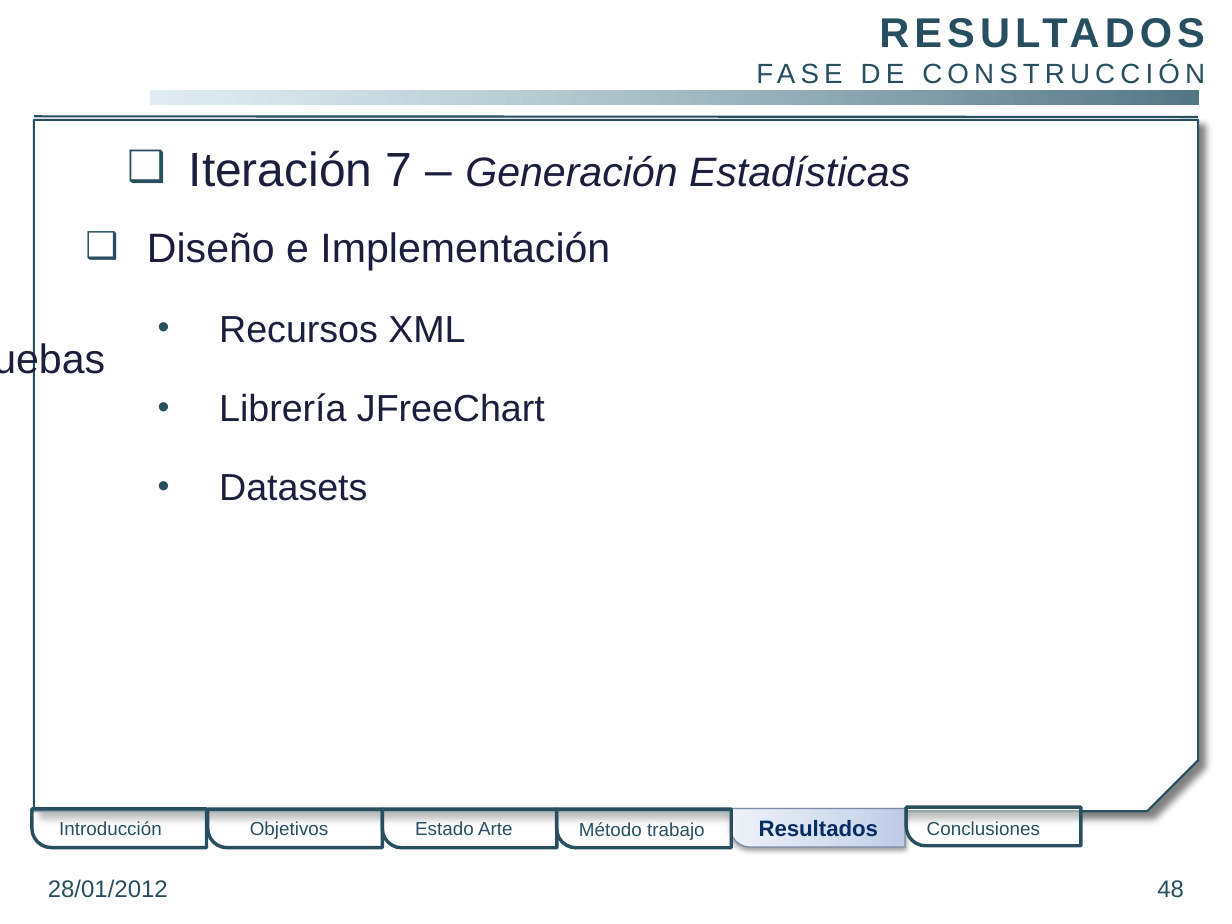
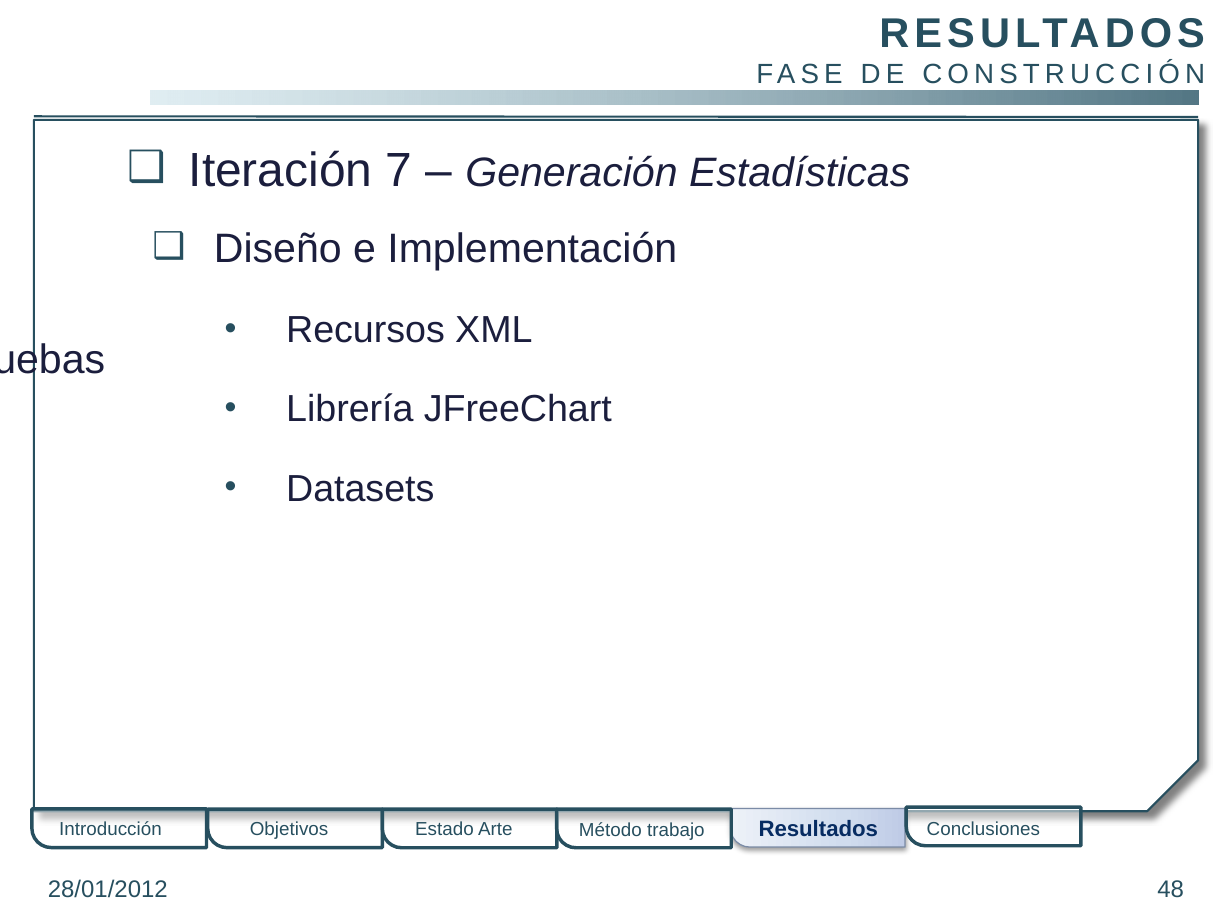
Before and after one commit to gangadhar001/repo-pfc, a slide deck: slide 48 of PFC/Presentacion/PresentacionPFC.pptx. Drawn at 1232x924 pixels with LibreOffice and Linux fonts; fonts in the diff are those of the drawing; background and template pictures are left out. Boxes give left, top, right and bottom in pixels: in the first picture for what was removed or moved away, otherwise in the second. Text is boxed around its words. In the diff, an @@ line names an element or a change of style, - is before the commit and + after.

```diff
--- a/PFC/Presentacion/PresentacionPFC.pptx
+++ b/PFC/Presentacion/PresentacionPFC.pptx
@@ text "Diseño e Implementación": place and size @@
-text "Diseño e Implementación" at box(147, 231, 610, 501)
+text "Diseño e Implementación" at box(214, 231, 677, 502)
```
Also in this commit, not shown: 3 other slides changed.
